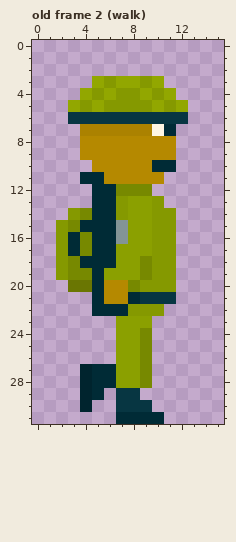
Pixel-art file: Visitant/Assets/Sprites/military guypv.aseprite. This is how it looked before the edit.
16x32 pixels, 10 frames. Colours within 5 levels of each other are drawn and written as one. Shown: old frame 2 (walk). The commit also changed other frames, which this record leaves out.
The result:
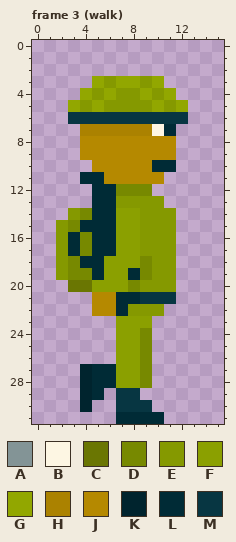
Palette (. is transparent): A #839496  B #fdf6e3  C #6a7602  D #778900  E #859900  F #8ba000  G #92a700  H #ab8200  J #b58900  K #00242e  L #002b36  M #073642
A new or re-ordered frame is compared with the old frame closest to it.
Diff:
frames 10 -> 13
Frame 3 (walk) is new; against old frame 2 (walk), layer "arm ö":
y 13: x 8..9 FF -> EE
y 14: x 7 E -> F; x 9 F -> E
y 15..16: x 7 A -> F; x 9 F -> E
y 17: x 9 F -> E
y 18: x 6 L -> F
y 19: x 8 F -> L
y 20: x 5..7 LJJ -> FFF
y 21: x 5 L -> J; x 7 J -> L
y 22: x 5..6 LL -> JJ
